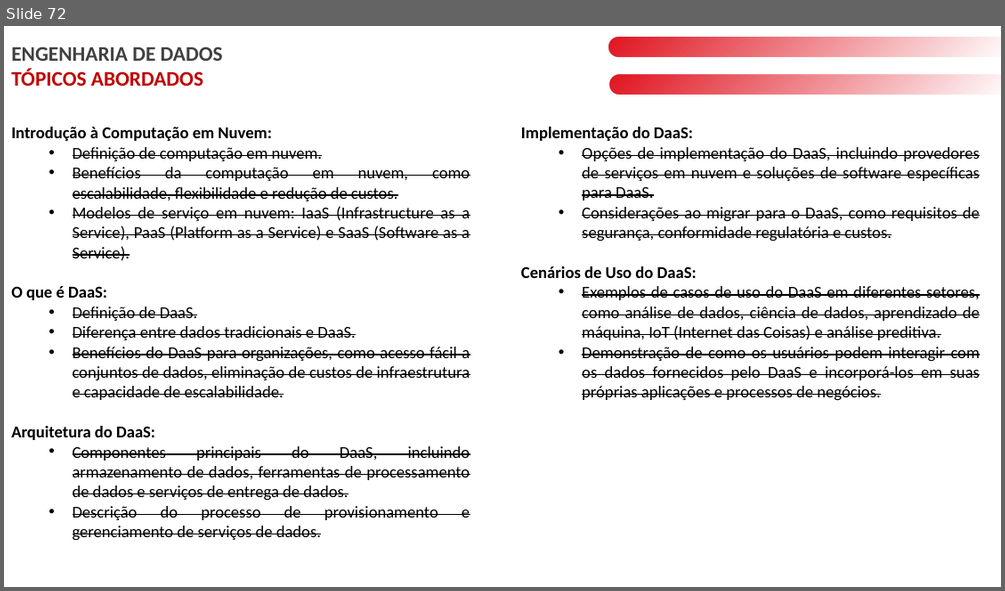
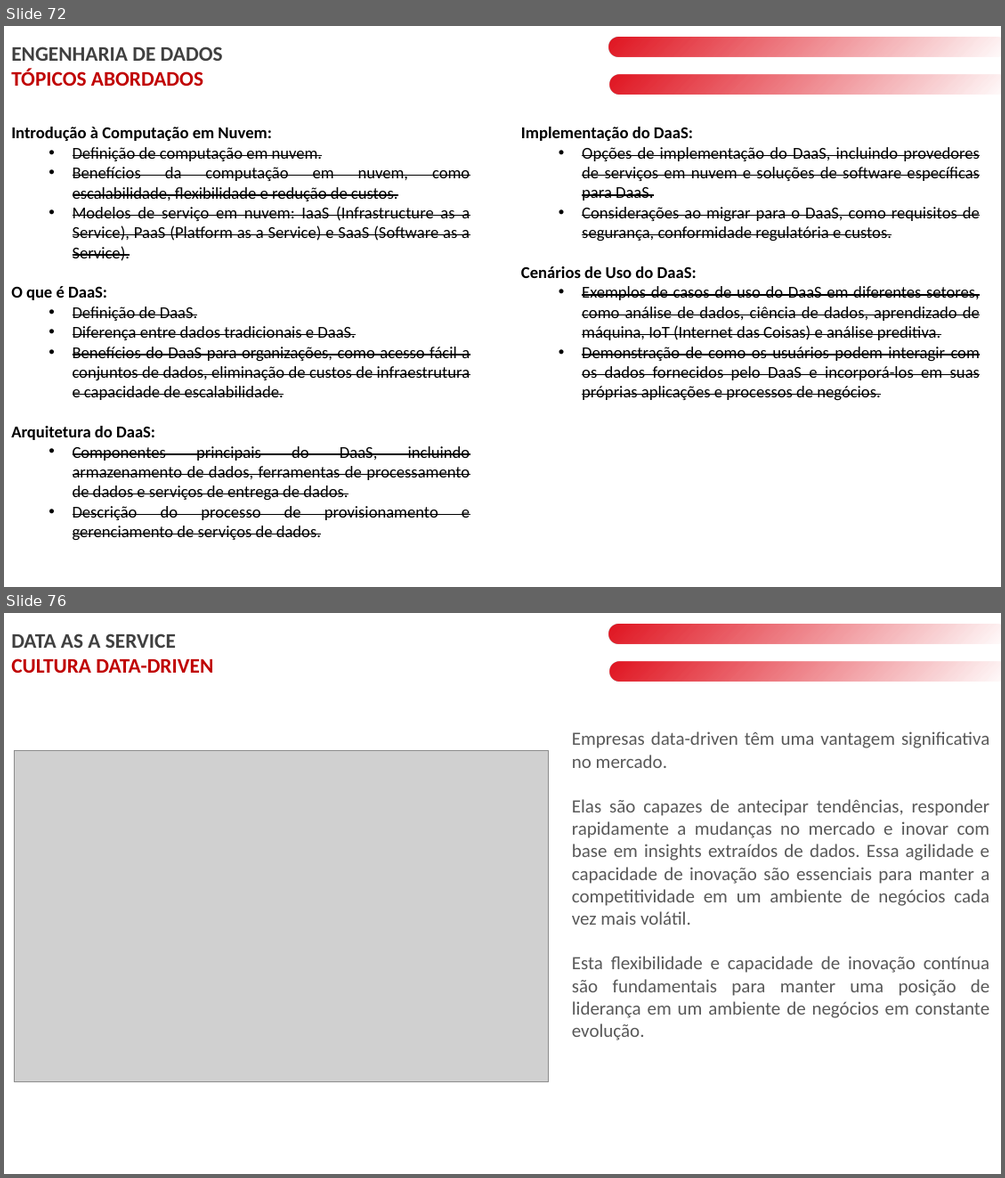
Before and after one commit to laysabelici/data_as_a_service, a slide deck: DAAS PT2.pptx. Shown one above the other, each under a label of ours: slide 72 before the commit, slides 72 and 76 after it; the slides between them are not shown. The pictures are 1005x591 and 1005x1178 pixels, drawn with LibreOffice and Linux fonts; fonts in the diff are those of the drawing; grey boxes stand for pictures. Boxes give left, top, right and bottom in pixels: in the first picture for what was removed or moved away, otherwise in the second. Text is boxed around its words. In the diff, an @@ line names an element or a change of style, - is before the commit and + after.

```diff
--- a/DAAS PT2.pptx
+++ b/DAAS PT2.pptx
@@ slide 76 added at (x1=4, y1=613, x2=1001, y2=1174), background #FFFFFF @@
@@ text added at (x1=11, y1=633, x2=213, y2=673), 20 pt, text #C00000, bold @@
+DATA AS A SERVICE
+CULTURA DATA-DRIVEN
@@ rounded rectangle added at (x1=609, y1=625, x2=1001, y2=644), fill gradient #E11622 @@
@@ rounded rectangle added at (x1=610, y1=662, x2=1001, y2=682), fill gradient #E11622 @@
@@ rectangle added at (x1=231, y1=691, x2=329, y2=719), fill #FFFFFF @@
@@ text added at (x1=572, y1=731, x2=990, y2=1040), 18 pt, text #595959 @@
+Empresas data-driven têm uma vantagem significativa no mercado.
+Elas são capazes de antecipar tendências, responder rapidamente a mudanças no mercado e inovar com base em insights extraídos de dados. Essa agilidade e capacidade de inovação são essenciais para manter a competitividade em um ambiente de negócios cada vez mais volátil.
+Esta flexibilidade e capacidade de inovação contínua são fundamentais para manter uma posição de liderança em um ambiente de negócios em constante evolução.
@@ picture added at (x1=15, y1=750, x2=550, y2=1081) @@
```
Also in this commit, not shown: 8 other slides added.
